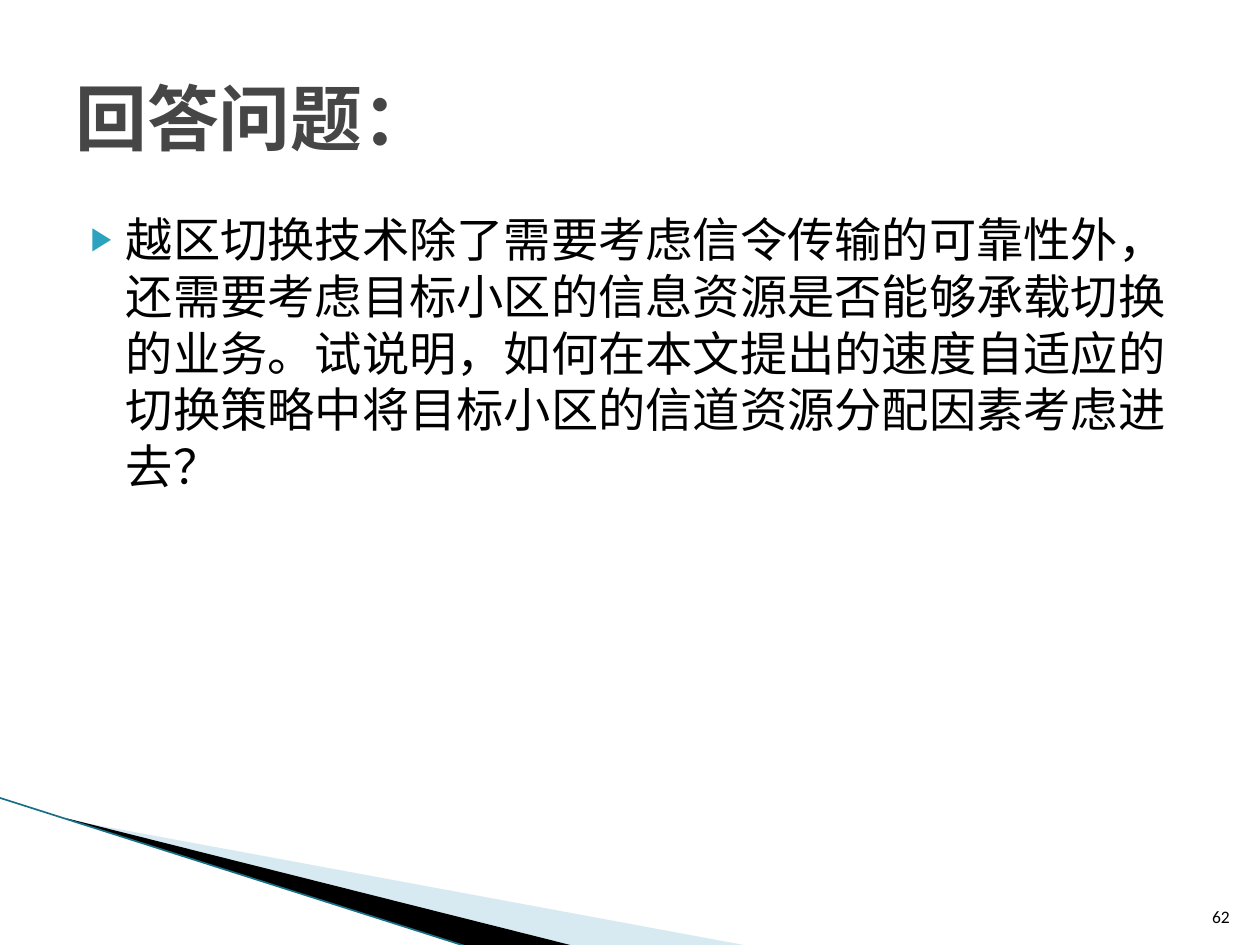
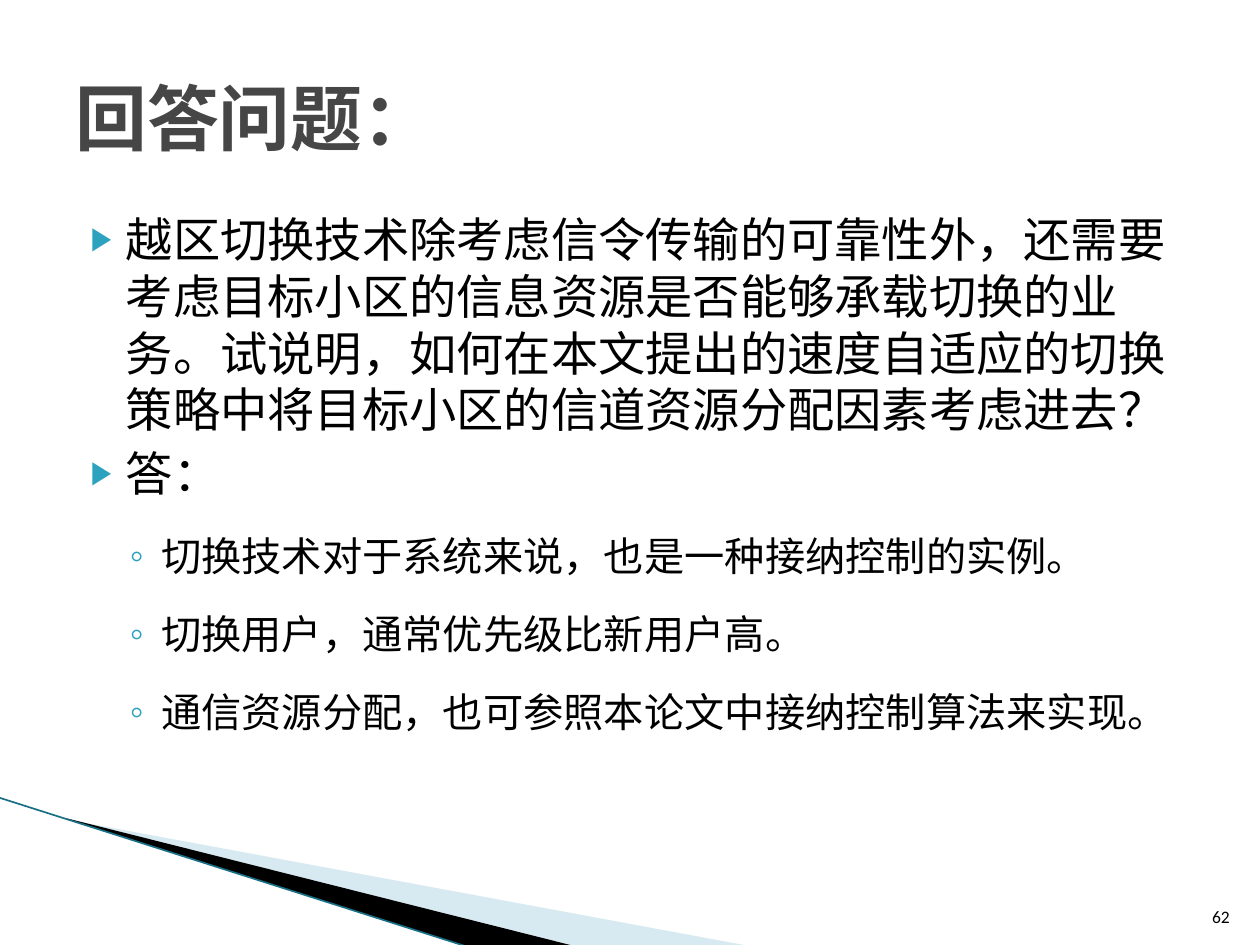
Before and after one commit to ZhiweiYAN/yzw_thesis, a slide deck: slide 62 of defense_phd_v07.pptx. Drawn at 1260x945 pixels with LibreOffice and Linux fonts; fonts in the diff are those of the drawing; background and template pictures are left out. Boxes give left, top, right and bottom in pixels: in the first picture for what was removed or moved away, otherwise in the second. Text is boxed around its words. In the diff, an @@ line names an element or a change of style, - is before the commit and + after.

```diff
--- a/defense_phd_v07.pptx
+++ b/defense_phd_v07.pptx
@@ text at (x1=126, y1=217, x2=1168, y2=731): text changed @@
-▶ 越区切换技术除了需要考虑信令传输的可靠性外，还需要考虑目标小区的信息资源是否能够承载切换的业务。试说明，如何在本文提出的速度自适应的切换策略中将目标小区的信道资源分配因素考虑进去？
+▶ 越区切换技术除考虑信令传输的可靠性外，还需要考虑目标小区的信息资源是否能够承载切换的业务。试说明，如何在本文提出的速度自适应的切换策略中将目标小区的信道资源分配因素考虑进去？
+▶ 答：
+  ◦ 切换技术对于系统来说，也是一种接纳控制的实例。
+  ◦ 切换用户，通常优先级比新用户高。
+  ◦ 通信资源分配，也可参照本论文中接纳控制算法来实现。
```
Also in this commit, not shown: 8 other slides changed, 3 other files.
